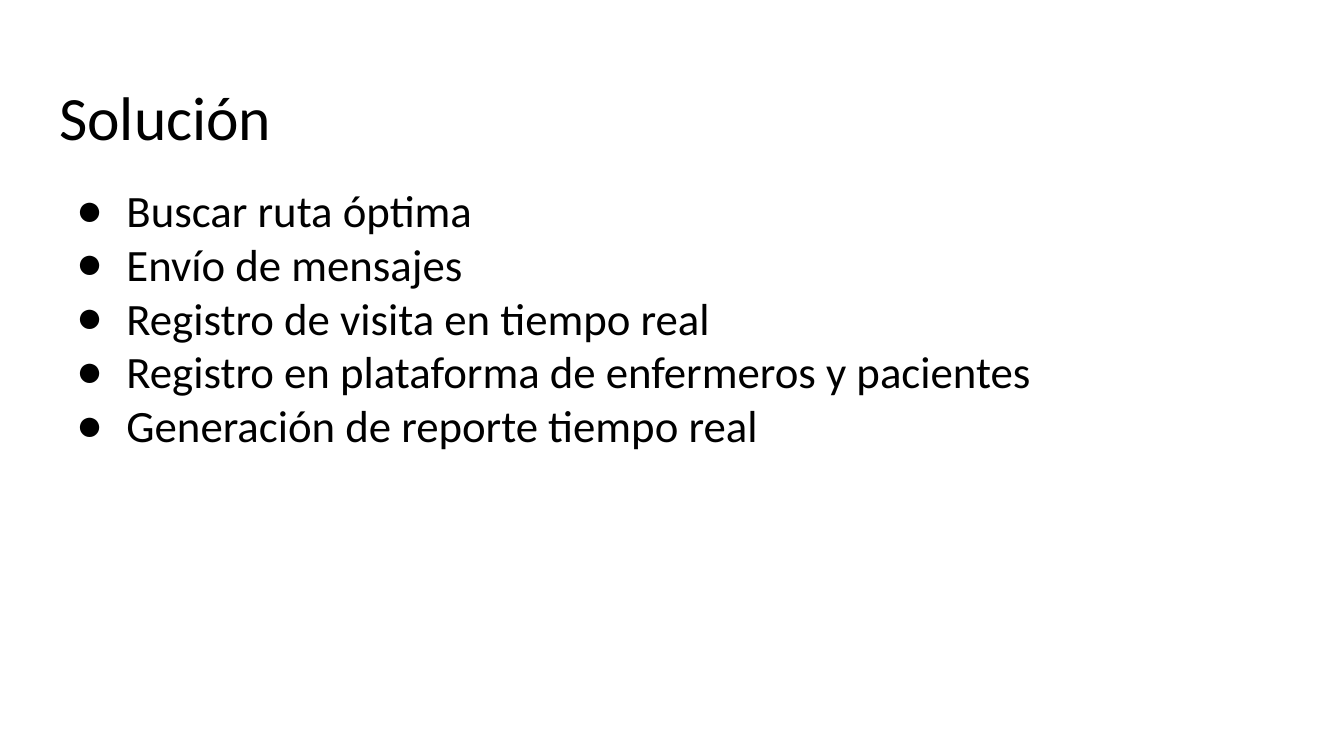
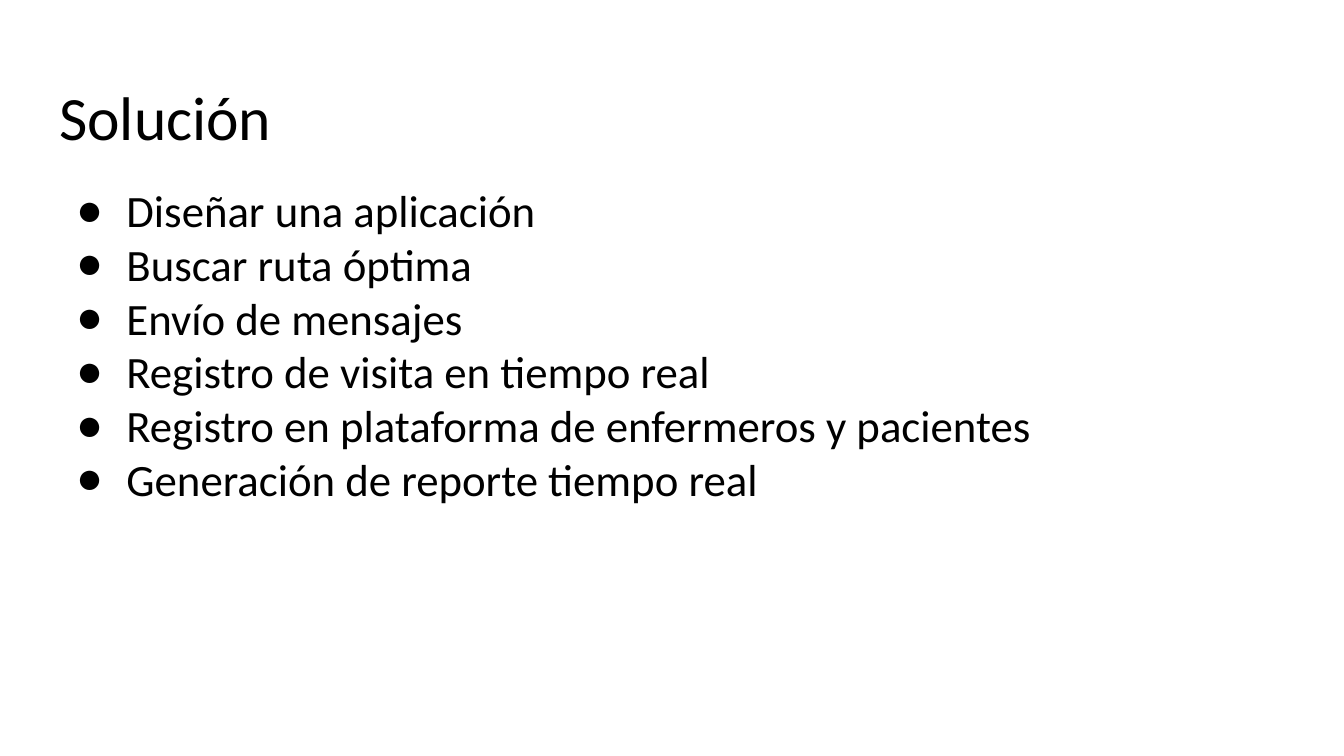
Before and after one commit to Dev-Nico/HDG8, a slide deck: slide 3 of Presentación Ingeniería de software.pptx. Drawn at 1344x756 pixels with LibreOffice and Linux fonts; fonts in the diff are those of the drawing; background and template pictures are left out. Boxes give left, top, right and bottom in pixels: in the first picture for what was removed or moved away, otherwise in the second. Text is boxed around its words. In the diff, an @@ line names an element or a change of style, - is before the commit and + after.

```diff
--- a/Presentación Ingeniería de software.pptx
+++ b/Presentación Ingeniería de software.pptx
@@ text at <box>126,196,535,235</box>: paragraph added @@
+● Diseñar una aplicación
```
Also in this commit, not shown: 3 other slides changed.
